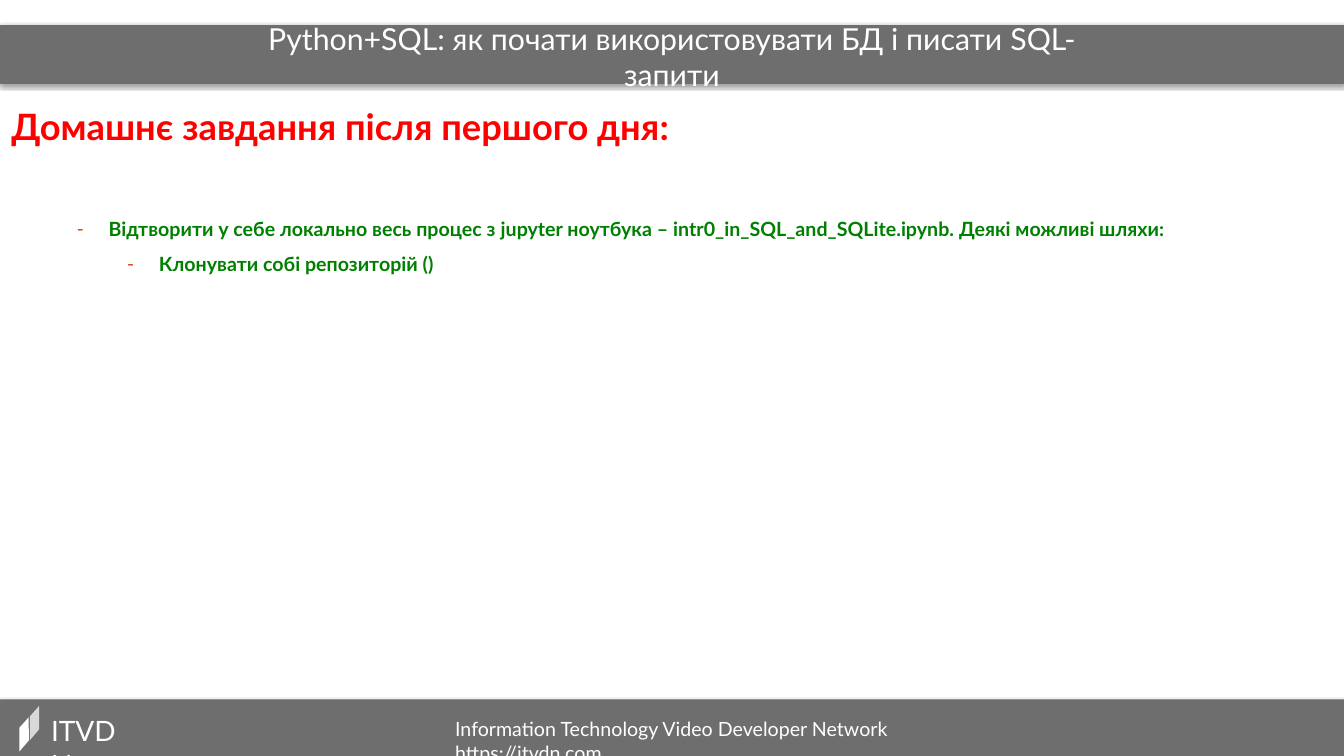
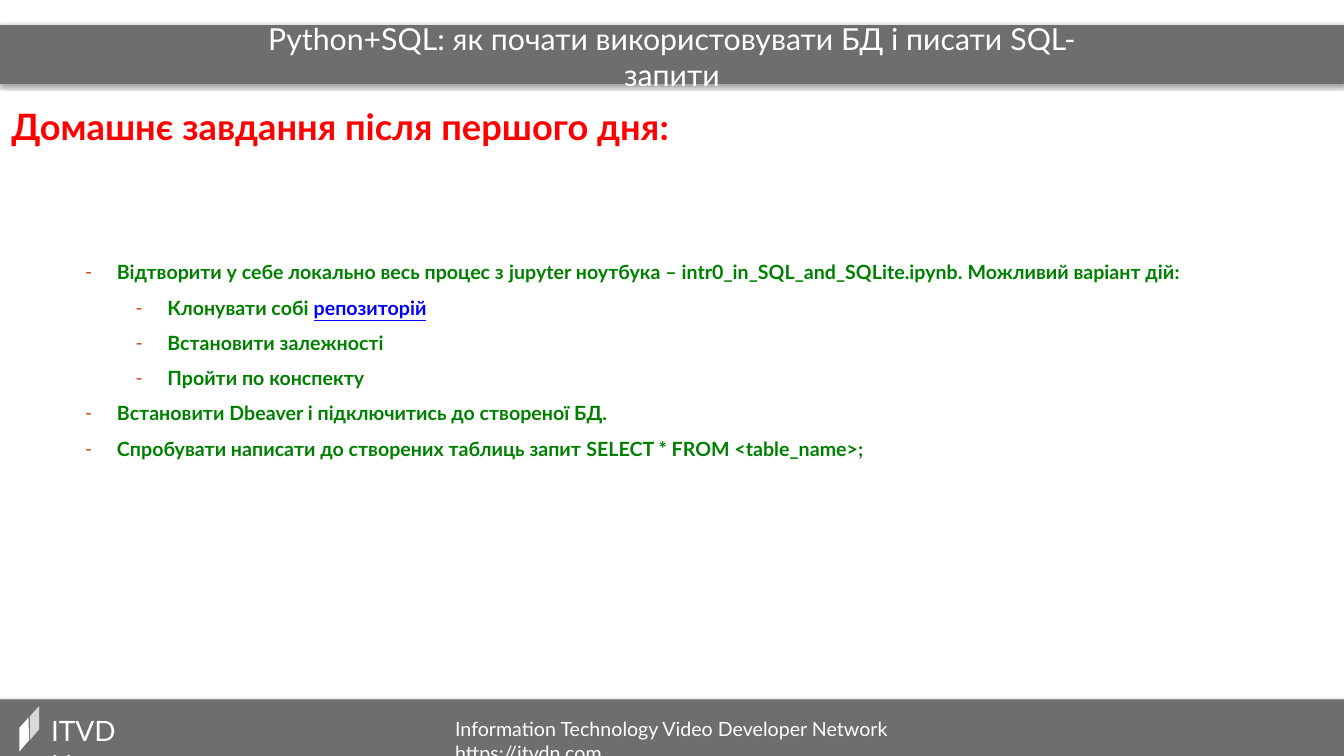
Before and after one commit to petrosolod/webinar_sql, a slide deck: slide 15 of presentation/webinar_python_SQL_presentation.pptx. Drawn at 1344x756 pixels with LibreOffice and Linux fonts; fonts in the diff are those of the drawing. Boxes give left, top, right and bottom in pixels: in the first picture for what was removed or moved away, otherwise in the second. Text is boxed around its words. In the diff, an @@ line names an element or a change of style, - is before the commit and + after.

```diff
--- a/presentation/webinar_python_SQL_presentation.pptx
+++ b/presentation/webinar_python_SQL_presentation.pptx
@@ text at box(117, 264, 1179, 460): text changed @@
-– Відтворити у себе локально весь процес з jupyter ноутбука – intr0_in_SQL_and_SQLite.ipynb. Деякі можливі шляхи:
-  – Клонувати собі репозиторій ()
+– Відтворити у себе локально весь процес з jupyter ноутбука – intr0_in_SQL_and_SQLite.ipynb. Можливий варіант дій:
+  – Клонувати собі репозиторій
+  – Встановити залежності
+  – Пройти по конспекту
+– Встановити Dbeaver і підключитись до створеної БД.
+– Спробувати написати до створених таблиць запит SELECT * FROM <table_name>;
```
Also in this commit, not shown: 1 slide added, 2 other files.
